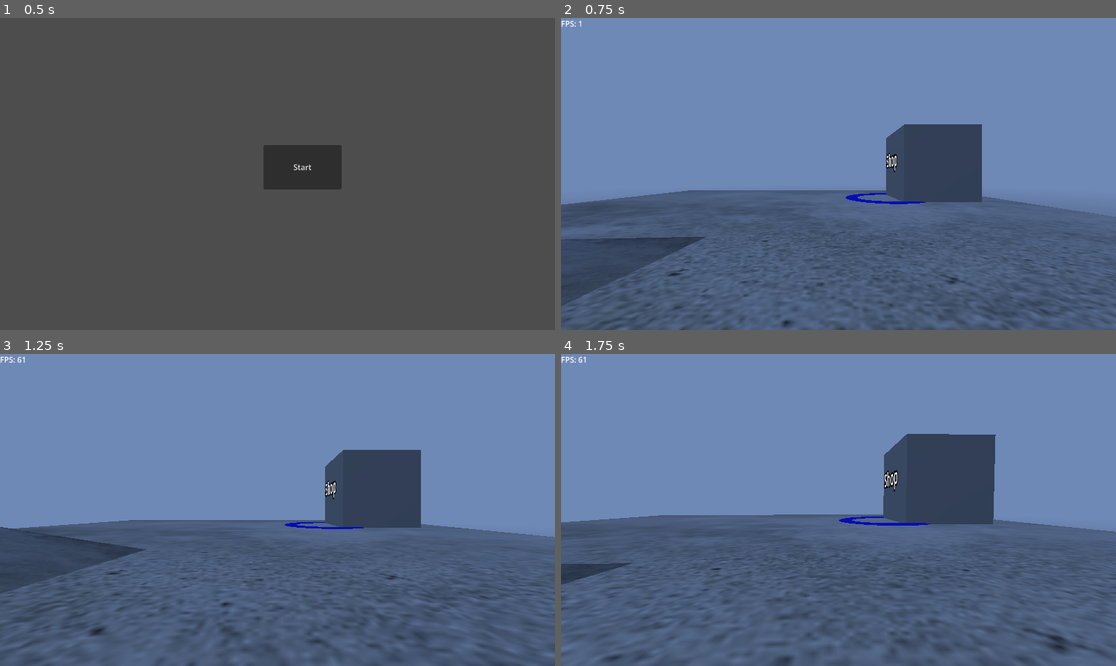
Above: before the commit, frames 1-4 (two rows, left to right).
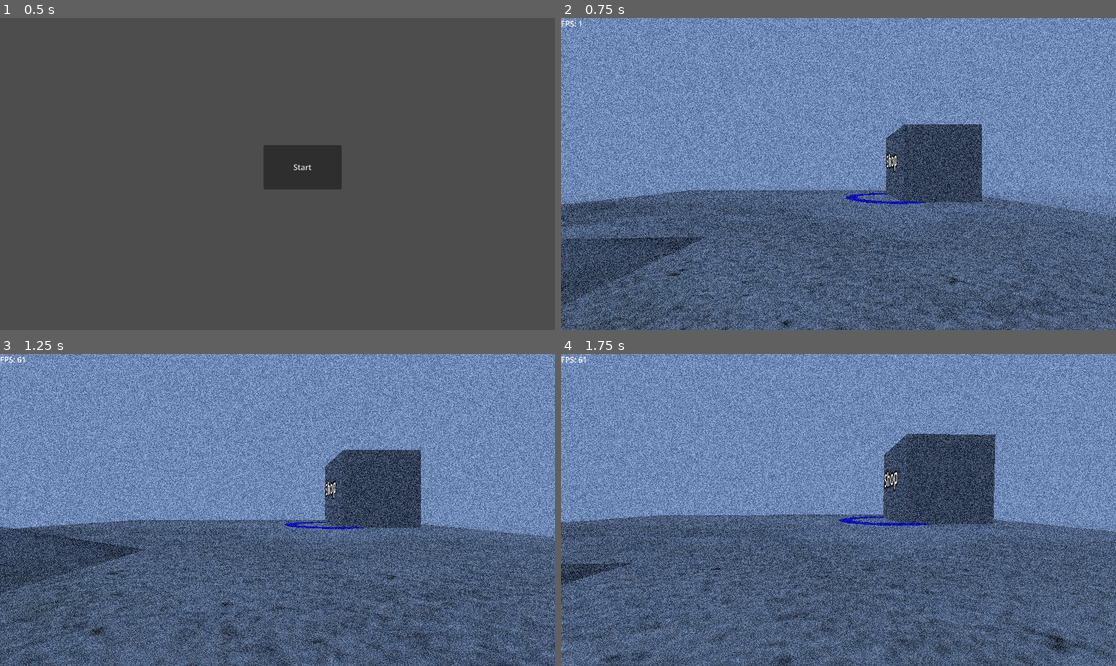
Above: after the commit, the same moments.

Repository: Immagoeat/airshipgame
Game: Godot game, scene res://scenes/mainmenu.tscn
Same seed, same stepped clock (60 frames per second), same inputs: the game is played once before the commit and once after it.
Inputs (mouse positions are in pixels of both pictures, inside the frame that each line leads up to):
- Up to frame 1 (0.5 s): no input
- Up to frame 2 (0.75 s): click "Start" at 0.5 s
- Up to frame 3 (1.25 s): no input
- Up to frame 4 (1.75 s): move the mouse to (866, 510) at 1.27 s; hold W (up) from 1.28 s (still down); hold E (e) from 1.28 s (still down)

Frame 1 is identical in both runs. In frame 2, 44% of the frame differs, in the area x 0-100%, y 0-100%; in frame 3, 44%; in frame 4, 44%.

Commit message:
filmgrain is now toggleable and the shop has one test item that can be bought

Diff:
--- /dev/null
+++ b/airshipgame/scenes/filmgraineffect.gdshader
@@ -0,0 +1,19 @@
+shader_type canvas_item;
+
+// Add 'filter_nearest' or 'filter_linear' to force Godot to capture the screen
+uniform sampler2D screen_texture : hint_screen_texture, filter_linear;
+uniform float grain_amount : hint_range(0.0, 0.1) = 0.5;
+uniform float grain_size : hint_range(0.1, 10.0) = 2.0;
+
+void fragment() {
+    // 1. Grab the base game image
+    vec4 color = texture(screen_texture, SCREEN_UV);
+
+    // 2. Generate random animated noise using mathematical hash
+    float noise = (fract(sin(dot(UV + TIME, vec2(12.9898, 78.233))) * 43758.5453) - 0.5) * 2.0;
+
+    // 3. Blend the noise into the original game view
+    color.rgb += noise * grain_amount * grain_size;
+
+    COLOR = clamp(color, 0.0, 1.0);
+}
--- /dev/null
+++ b/airshipgame/scenes/mainworld.gd
@@ -0,0 +1,14 @@
+extends Node3D
+
+
+# Called when the node enters the scene tree for the first time.
+func _ready() -> void:
+	pass # Replace with function body.
+
+
+# Called every frame. 'delta' is the elapsed time since the previous frame.
+func _process(delta: float) -> void:
+	if Globals.filmgrain:
+		$FilmGrain/CanvasLayer/ColorRect.visible = true
+	elif Globals.nofilmgrain:
+		$FilmGrain/CanvasLayer/ColorRect.visible = false
--- a/airshipgame/scenes/pausemenu.tscn
+++ b/airshipgame/scenes/pausemenu.tscn
@@ -30,6 +30,7 @@
 offset_top = 214.0
 offset_right = 696.0
 offset_bottom = 245.0
+button_pressed = true
 text = "film grain------------------"
 
 [connection signal="pressed" from="Button" to="." method="_on_button_pressed"]
--- /dev/null
+++ b/airshipgame/scenes/resume.gd
@@ -0,0 +1,15 @@
+extends Button
+
+
+# Called when the node enters the scene tree for the first time.
+func _ready() -> void:
+	pass # Replace with function body.
+
+
+# Called every frame. 'delta' is the elapsed time since the previous frame.
+func _process(delta: float) -> void:
+	pass
+
+
+func _on_pressed() -> void:
+	get_tree().change_scene_to_file("res://scenes/spawnarea.tscn")
--- a/airshipgame/scenes/shopui.tscn
+++ b/airshipgame/scenes/shopui.tscn
@@ -1,4 +1,7 @@
 [gd_scene format=3 uid="uid://bq4gd0sck1o5c"]
+
+[ext_resource type="Script" uid="uid://c3w8mmnnfvtnn" path="res://scenes/testbuy.gd" id="1_ux1rb"]
+[ext_resource type="Script" uid="uid://b6as3pj338rty" path="res://scenes/resume.gd" id="2_2qgf6"]
 
 [node name="Control" type="Control" unique_id=1986009529]
 layout_mode = 3
@@ -7,3 +10,24 @@
 anchor_bottom = 1.0
 grow_horizontal = 2
 grow_vertical = 2
+
+[node name="testbuy" type="Button" parent="." unique_id=1163155460]
+layout_mode = 0
+offset_left = 559.0
+offset_top = 128.0
+offset_right = 718.0
+offset_bottom = 206.0
+text = "Test buy"
+script = ExtResource("1_ux1rb")
+
+[node name="resume" type="Button" parent="." unique_id=1906727156]
+layout_mode = 0
+offset_left = 1085.0
+offset_top = 13.0
+offset_right = 1138.0
+offset_bottom = 62.0
+text = "X"
+script = ExtResource("2_2qgf6")
+
+[connection signal="pressed" from="testbuy" to="testbuy" method="_on_pressed"]
+[connection signal="pressed" from="resume" to="resume" method="_on_pressed"]
--- a/airshipgame/scenes/spawnarea.tscn
+++ b/airshipgame/scenes/spawnarea.tscn
@@ -2,11 +2,11 @@
 
 [ext_resource type="Texture2D" uid="uid://cvsnx6ojs8fdf" path="res://textures/concrete.jpg" id="1_0bv7f"]
 [ext_resource type="PackedScene" uid="uid://8wj7mobdfg1n" path="res://scenes/player.tscn" id="1_2rrnh"]
+[ext_resource type="Script" uid="uid://bh8mkg8q5o01t" path="res://scenes/mainworld.gd" id="1_uj7lx"]
 [ext_resource type="PackedScene" uid="uid://3bp76eanott8" path="res://models/airship.tscn" id="2_k5gqu"]
-[ext_resource type="Script" uid="uid://gp342a7xwuue" path="res://scripts/filmgrain.gd" id="3_k5gqu"]
-[ext_resource type="Shader" uid="uid://c80lsj0vtu5ct" path="res://shaders/sky.gdshader" id="3_oirpk"]
 [ext_resource type="Script" uid="uid://dqlepa1qk10hf" path="res://scripts/daycycle.gd" id="4_l3lx2"]
 [ext_resource type="Script" uid="uid://l2rokk1pd0yn" path="res://scripts/isinshoparea.gd" id="5_ttb4t"]
+[ext_resource type="Shader" uid="uid://bisp3ipbuk875" path="res://scenes/filmgraineffect.gdshader" id="6_0bv7f"]
 
 [sub_resource type="StandardMaterial3D" id="StandardMaterial3D_uj7lx"]
 albedo_texture = ExtResource("1_0bv7f")
@@ -20,8 +20,48 @@
 [sub_resource type="StandardMaterial3D" id="StandardMaterial3D_5geal"]
 albedo_texture = ExtResource("1_0bv7f")
 
+[sub_resource type="Shader" id="Shader_oirpk"]
+code = "shader_type sky;
+
+uniform vec4 day_sky : source_color;
+uniform vec4 day_horizon : source_color;
+uniform vec4 night_sky : source_color;
+uniform vec4 night_horizon : source_color;
+
+uniform vec3 sun_direction;
+uniform float saturation_amount : hint_range(0.0, 1.0) = 0.4;
+
+// Adjust this to move the horizon line up or down
+// Negative values push it LOWER, positive values pull it HIGHER
+uniform float horizon_offset : hint_range(-2.0, 2.0) = -0.3;
+
+uniform float star_density : hint_range(0.0, 1.0) = 0.4;
+uniform float star_threshold : hint_range(0.8, 1.0) = 0.96;
+
+void sky() {
+    // 1. Calculate view height with the new horizon offset bias
+    // We use a high multiplier (e.g., 4.0) to keep the horizon transition sharp
+    float view_height = clamp((EYEDIR.y - horizon_offset) * 4.0, 0.0, 1.0);
+
+    // 2. Determine day/night mix factor based on the sun's vector height
+    float day_factor = clamp((sun_direction.y + 0.2) * 2.0, 0.0, 1.0);
+
+    // 3. Blend the day and night colors together
+    vec4 current_sky = mix(night_sky, day_sky, day_factor);
+    vec4 current_horizon = mix(night_horizon, day_horizon, day_factor);
+    vec4 final_color = mix(current_horizon, current_sky, view_height);
+
+    // 4. Desaturation Step
+    float luma = dot(final_color.rgb, vec3(0.2126, 0.7152, 0.0722));
+    vec3 desaturated_rgb = mix(vec3(luma), final_color.rgb, saturation_amount);
+
+    COLOR = desaturated_rgb;
+    ALPHA = final_color.a;
+}
+"
+
 [sub_resource type="ShaderMaterial" id="ShaderMaterial_0bv7f"]
-shader = ExtResource("3_oirpk")
+shader = SubResource("Shader_oirpk")
 shader_parameter/day_sky = Color(0, 0, 0, 1)
 shader_parameter/day_horizon = Color(0, 0, 0, 1)
 shader_parameter/night_sky = Color(0, 0, 0, 1)
@@ -47,19 +87,10 @@
 volumetric_fog_density = 0.1325
 volumetric_fog_sky_affect = 0.0
 
-[sub_resource type="CompositorEffect" id="CompositorEffect_0wfyh"]
-resource_local_to_scene = false
-resource_name = ""
-enabled = true
-effect_callback_type = 4
-needs_motion_vectors = false
-needs_normal_roughness = false
-script = ExtResource("3_k5gqu")
-grain_amount = 0.08
-grain_size = 1.0
-
-[sub_resource type="Compositor" id="Compositor_oirpk"]
-compositor_effects = Array[CompositorEffect]([SubResource("CompositorEffect_0wfyh")])
+[sub_resource type="ShaderMaterial" id="ShaderMaterial_uj7lx"]
+shader = ExtResource("6_0bv7f")
+shader_parameter/grain_amount = 0.0710000033725
+shader_parameter/grain_size = 2.40400011093012
 
 [sub_resource type="StandardMaterial3D" id="StandardMaterial3D_oirpk"]
 albedo_color = Color(0, 0, 1, 1)
@@ -67,6 +98,7 @@
 [sub_resource type="SphereShape3D" id="SphereShape3D_0bv7f"]
 
 [node name="Node3D" type="Node3D" unique_id=720770316]
+script = ExtResource("1_uj7lx")
 
 [node name="Floor" type="CSGBox3D" parent="." unique_id=1547344657]
 transform = Transform3D(6.1959524, 0, 0, 0, 1, 0, 0, 0, 1, 4.595155, 0, -4.8757324)
@@ -122,13 +154,21 @@
 size = Vector3(4.56192, 2.642211, 3.8847656)
 material = SubResource("StandardMaterial3D_5geal")
 
-[node name="Sky" type="WorldEnvironment" parent="." unique_id=514286980]
+[node name="FilmGrain" type="WorldEnvironment" parent="." unique_id=514286980]
 environment = SubResource("Environment_ttb4t")
-compositor = SubResource("Compositor_oirpk")
 script = ExtResource("4_l3lx2")
 
-[node name="DirectionalLight3D" type="DirectionalLight3D" parent="Sky" unique_id=1344593580]
+[node name="DirectionalLight3D" type="DirectionalLight3D" parent="FilmGrain" unique_id=1344593580]
 transform = Transform3D(1, 0, 0, 0, 0.03278891, 0.9994623, 0, -0.9994623, 0.03278891, 0, 63.280003, 0)
+
+[node name="CanvasLayer" type="CanvasLayer" parent="FilmGrain" unique_id=1776507094]
+
+[node name="ColorRect" type="ColorRect" parent="FilmGrain/CanvasLayer" unique_id=18541619]
+material = SubResource("ShaderMaterial_uj7lx")
+offset_left = -13.0
+offset_top = -7.0
+offset_right = 4306.0
+offset_bottom = 2525.0
 
 [node name="Testshop" type="Node3D" parent="." unique_id=1463175402]
 
--- /dev/null
+++ b/airshipgame/scenes/testbuy.gd
@@ -0,0 +1,16 @@
+extends Button
+
+
+# Called when the node enters the scene tree for the first time.
+func _ready() -> void:
+	pass # Replace with function body.
+
+
+# Called every frame. 'delta' is the elapsed time since the previous frame.
+func _process(delta: float) -> void:
+	pass
+
+
+func _on_pressed() -> void:
+	Globals.testitem += 1
+	print(Globals.testitem)
--- a/airshipgame/scripts/daycycle.gd
+++ b/airshipgame/scripts/daycycle.gd
@@ -11,6 +11,7 @@
 var noise: FastNoiseLite = FastNoiseLite.new()
 
 func _ready():
+	$CanvasLayer/ColorRect.mouse_filter = Control.MOUSE_FILTER_IGNORE
 	noise.noise_type = FastNoiseLite.TYPE_PERLIN
 	noise.seed = randi()
 	noise.frequency = 0.1
--- a/airshipgame/scripts/globals.gd
+++ b/airshipgame/scripts/globals.gd
@@ -3,9 +3,14 @@
 var timeofday: float = 0.5
 var film_grain_toggle: bool = true
 var paused: bool = false
+var grainbuttonstate: bool = true
+var testitem: int = 0
+
+var filmgrain: bool = true
+var nofilmgrain: bool = false
 # Called when the node enters the scene tree for the first time.
 func _ready() -> void:
-	pass # Replace with function body.
+	pass
 
 
 # Called every frame. 'delta' is the elapsed time since the previous frame.
--- a/airshipgame/scripts/isinshoparea.gd
+++ b/airshipgame/scripts/isinshoparea.gd
@@ -6,9 +6,11 @@
 func _ready() -> void:
 	player = get_tree().get_first_node_in_group("player")
 
+
 func _process(delta: float) -> void:
 	if player_in_range and Input.is_action_pressed("e"):
 		get_tree().change_scene_to_file("res://scenes/shopui.tscn")
+		Input.set_mouse_mode(Input.MOUSE_MODE_VISIBLE)
 
 func _on_body_entered(body: Node3D) -> void:
 	if body.is_in_group("player"):
--- a/airshipgame/scripts/pausemenu.gd
+++ b/airshipgame/scripts/pausemenu.gd
@@ -1,24 +1,30 @@
 extends Control
 
-@onready var check_button: CheckButton = $YourExactNodeNameHere
+@onready var check_button: CheckButton = $CheckButton
+
+var ison: bool
 
 # Called when the node enters the scene tree for the first time.
 func _ready() -> void:
 	if check_button:
 		check_button.set_pressed_no_signal(Globals.film_grain_toggle)
+	if Globals.grainbuttonstate:
+		check_button.button_pressed = true
+	elif !Globals.grainbuttonstate:
+		check_button.button_pressed = false
 
 
 # Called every frame. 'delta' is the elapsed time since the previous frame.
 func _process(delta: float) -> void:
-	pass
+	if check_button.button_pressed:
+		Globals.filmgrain = true
+		Globals.nofilmgrain = false
+		Globals.grainbuttonstate = true
+	elif !check_button.button_pressed:
+		Globals.filmgrain = false
+		Globals.nofilmgrain = true
+		Globals.grainbuttonstate = false
 
 
 func _on_button_pressed() -> void:
 	get_tree().quit()
-
-
-func _on_check_button_toggled(toggled_on: bool) -> void:
-	Globals.film_grain_toggle = toggled_on
-
-func _on_resume_button_pressed() -> void:
-	pass
Not shown, added: airshipgame/scenes/filmgraineffect.gdshader.uid
Not shown, added: airshipgame/scenes/mainworld.gd.uid
Not shown, added: airshipgame/scenes/resume.gd.uid
Not shown, added: airshipgame/scenes/testbuy.gd.uid
